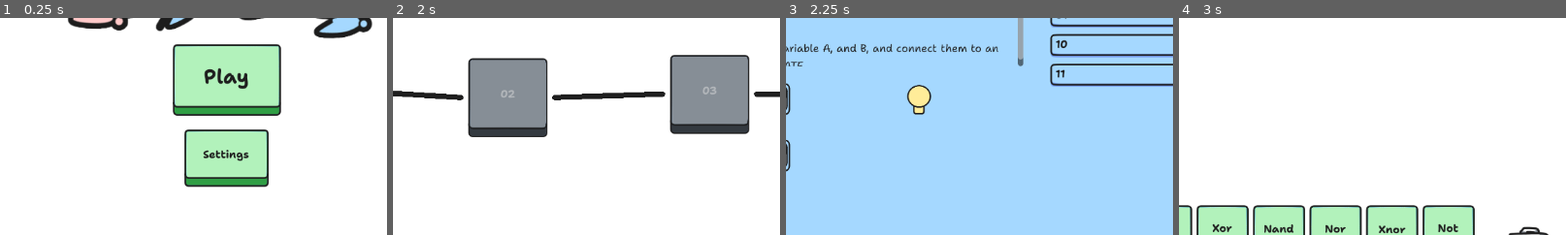
Above: before the commit, frames 1-4 (left to right).
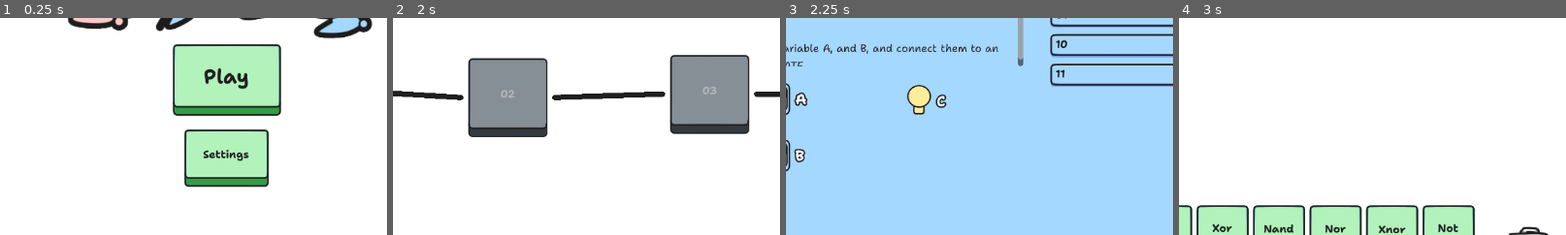
Above: after the commit, the same moments.

Repository: sininen-blue/logic-gate-tesseract
Game: Godot game, scene res://ui/title_page.tscn
The game is run twice, just before and just after one commit, with the same random seed, the same clock (stepped at 60 frames per second) and the same inputs.
Inputs:
- Up to frame 1 (0.25 s): no input
- Up to frame 2 (2 s): click "Play" at 0.5 s; click "Play" at 1.25 s
- Up to frame 3 (2.25 s): click "01" at 2 s
- Up to frame 4 (3 s): click "Play" at 2.75 s
The pictures show only the part of the screen within x 21-71%, y 36-86%; the shares and areas given below are measured in that part.

Frames 1-2 are identical in both runs. In frame 3, 0.5% of the frame differs, in the area x 2-42%, y 33-67%; in frame 4, nothing differs.
Error in both runs: Cannot call method 'get_files' on a null value. (res://ui/stage_select/stage_select.gd:31)

Commit message:
var names in level info

Diff:
--- a/ui/components/input_node.tscn
+++ b/ui/components/input_node.tscn
@@ -1,13 +1,25 @@
-[gd_scene load_steps=2 format=3 uid="uid://bbinj3e4ms0sl"]
+[gd_scene load_steps=4 format=3 uid="uid://bbinj3e4ms0sl"]
 
+[ext_resource type="Script" path="res://ui/components/var_node.gd" id="1_64kkl"]
 [ext_resource type="Texture2D" uid="uid://l45ie1jqj5qx" path="res://assets/simulation/start.png" id="1_noi5d"]
+[ext_resource type="Theme" uid="uid://dh7cgp4wswxi3" path="res://ui/themes/lessBold.tres" id="2_rr6xr"]
 
 [node name="Input" type="Control"]
 custom_minimum_size = Vector2(50, 80)
 layout_mode = 3
 anchors_preset = 0
+script = ExtResource("1_64kkl")
 
 [node name="Start" type="Sprite2D" parent="."]
 position = Vector2(43, 42)
 scale = Vector2(0.5, 0.5)
 texture = ExtResource("1_noi5d")
+
+[node name="Label" type="Label" parent="."]
+layout_mode = 0
+offset_left = 69.0
+offset_top = 26.0
+offset_right = 109.0
+offset_bottom = 57.0
+theme = ExtResource("2_rr6xr")
+text = "A"
--- a/ui/components/output_node.tscn
+++ b/ui/components/output_node.tscn
@@ -1,11 +1,22 @@
-[gd_scene load_steps=2 format=3 uid="uid://dumop2qw31tk5"]
+[gd_scene load_steps=4 format=3 uid="uid://dumop2qw31tk5"]
 
+[ext_resource type="Script" path="res://ui/components/var_node.gd" id="1_65wsk"]
 [ext_resource type="Texture2D" uid="uid://c4po5a0dv7iwn" path="res://assets/simulation/end.png" id="1_x3by6"]
+[ext_resource type="Theme" uid="uid://dh7cgp4wswxi3" path="res://ui/themes/lessBold.tres" id="2_0q3bx"]
 
 [node name="Output" type="Control"]
 custom_minimum_size = Vector2(50, 80)
 layout_mode = 3
 anchors_preset = 0
+script = ExtResource("1_65wsk")
+
+[node name="Label" type="Label" parent="."]
+offset_left = 69.0
+offset_top = 29.0
+offset_right = 109.0
+offset_bottom = 60.0
+theme = ExtResource("2_0q3bx")
+text = "A"
 
 [node name="End" type="Sprite2D" parent="."]
 position = Vector2(43, 42)
--- /dev/null
+++ b/ui/components/var_node.gd
@@ -0,0 +1,9 @@
+extends Control
+
+@export var var_name: String
+
+@onready var label: Label = $Label
+
+
+func _ready() -> void:
+	label.text = var_name
--- a/ui/level_select/level_info.gd
+++ b/ui/level_select/level_info.gd
@@ -48,13 +48,18 @@
 
 		truth_table.add_child(new_row)
 
+	var count: int = 0
 	if input_variables.get_child_count() < input_count:
 		for i in range(input_count):
 			var new_input_node : Control = input_node.instantiate()
+			new_input_node.var_name = String.chr(65  + count)
+			count += 1
 			input_variables.add_child(new_input_node)
 	if output_variables.get_child_count() < output_count:
 		for i in range(output_count):
 			var new_output_node : Control = output_node.instantiate()
+			new_output_node.var_name = String.chr(65  + count)
+			count += 1
 			output_variables.add_child(new_output_node)
 
 	while input_variables.get_child_count() > input_count:
